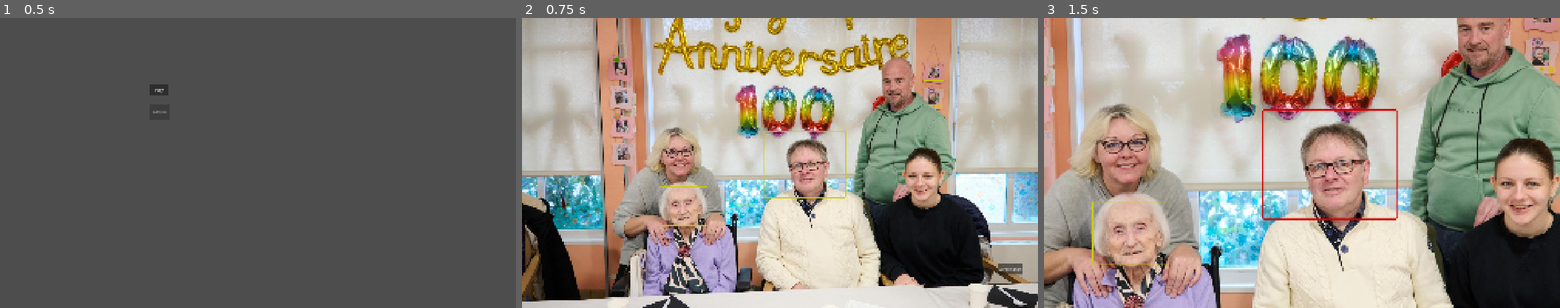
Above: before the commit, frames 1-3 (left to right).
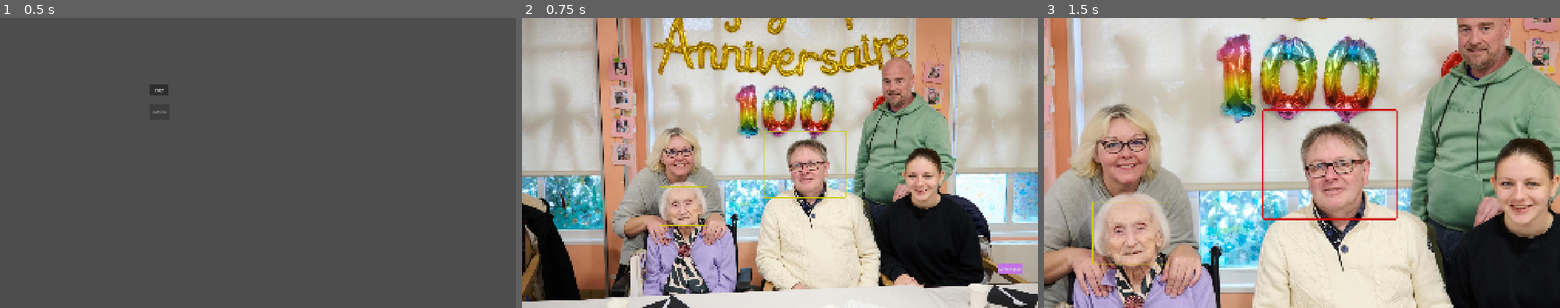
Above: after the commit, the same moments.

Repository: DGoblot/enjam2026
Game: Godot game, scene res://scenes/main_menu.tscn
Same seed, same stepped clock (60 frames per second), same inputs: the game is played once before the commit and once after it.
Inputs (mouse positions are in pixels of both pictures, inside the frame that each line leads up to):
- Up to frame 1 (0.5 s): no input
- Up to frame 2 (0.75 s): click "Play" at 0.5 s
- Up to frame 3 (1.5 s): click (1327, 163) at 1.27 s

Frame 1 is identical in both runs. In frame 2, 0.2% of the frame differs, in the area x 77-97%, y 21-89%; in frame 3, nothing differs.

Commit message:
change image in gameplay

Diff:
--- a/scenes/test_colo.tscn
+++ b/scenes/test_colo.tscn
@@ -1,8 +1,11 @@
 [gd_scene format=3 uid="uid://51tbm6rn0jta"]
 
-[ext_resource type="Script" uid="uid://blufc75fnrecq" path="res://scripts/test_colo.gd" id="1_8mrud"]
+[ext_resource type="Script" uid="uid://blufc75fnrecq" path="res://scripts/screen.gd" id="1_8mrud"]
 [ext_resource type="Texture2D" uid="uid://cqd2po7rcfh4v" path="res://assets/gilberte-tempete-chartres-16-9.jpg" id="1_nqb2o"]
 [ext_resource type="PackedScene" uid="uid://c1sp5gg070ed5" path="res://scenes/zoom_area.tscn" id="3_p6wxt"]
+
+[sub_resource type="StyleBoxFlat" id="StyleBoxFlat_p6wxt"]
+bg_color = Color(0.7565471, 0.44936168, 0.89151007, 1)
 
 [node name="Main" type="Control" unique_id=1596473220]
 layout_mode = 3
@@ -19,6 +22,7 @@
 position = Vector2(960, 540)
 
 [node name="PlaceholderBG" type="Sprite2D" parent="." unique_id=144621226]
+unique_name_in_owner = true
 position = Vector2(960.4999, 540.56195)
 scale = Vector2(0.9994791, 0.99710727)
 texture = ExtResource("1_nqb2o")
@@ -38,7 +42,9 @@
 offset_top = 913.0
 offset_right = 1864.0
 offset_bottom = 956.0
+theme_override_styles/normal = SubResource("StyleBoxFlat_p6wxt")
 text = "Screenshot"
+script = ExtResource("1_8mrud")
 
 [node name="ZoomArea2" parent="." unique_id=1700831280 instance=ExtResource("3_p6wxt")]
 layout_mode = 1
@@ -47,11 +53,3 @@
 offset_right = 423.0
 offset_bottom = 601.0
 scale = Vector2(0.185, 0.185)
-
-[node name="ZoomArea3" parent="." unique_id=1180941673 instance=ExtResource("3_p6wxt")]
-layout_mode = 1
-offset_left = 1460.0
-offset_top = 163.0
-offset_right = 1460.0
-offset_bottom = 163.0
-scale = Vector2(0.075, 0.075)
--- a/scripts/screen.gd
+++ b/scripts/screen.gd
@@ -1,6 +1,8 @@
 extends Control
 
 @onready var screen_button := %ButtonScreen
+@export var arrayAllImage: Array[Node]
+var index = 0
 
 func _ready() -> void:
 	screen_button.pressed.connect(take_screenshoot)
@@ -44,3 +46,9 @@
 	await tween.finished
 	tween.kill()
 	screen_button.add_theme_stylebox_override("normal").a = 1
+
+func _changeImage():
+	if (index + 1 <= arrayAllImage.size()):
+		arrayAllImage[index].visible = false
+		index += 1
+		arrayAllImage[index].visible = true
